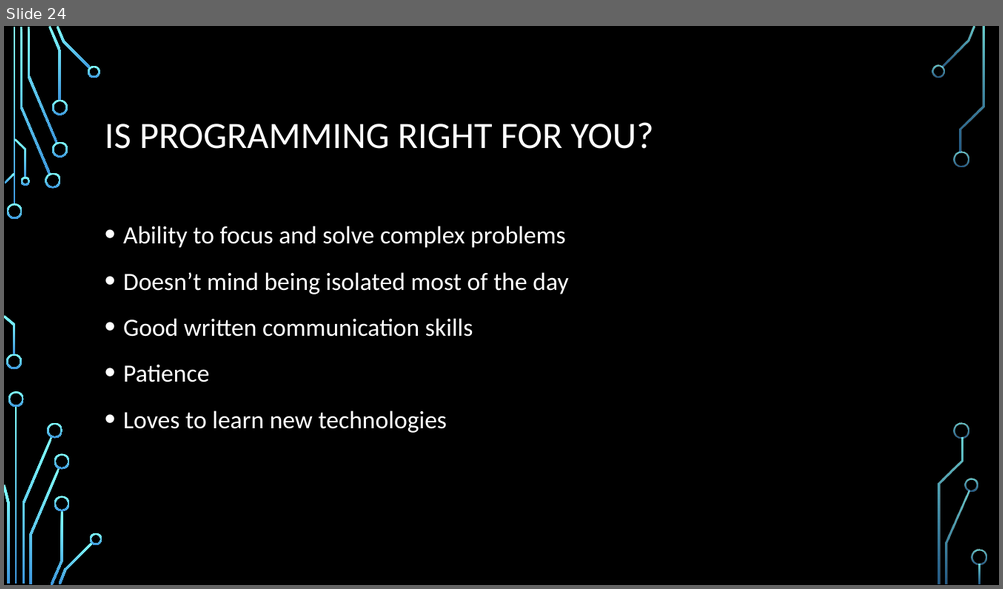
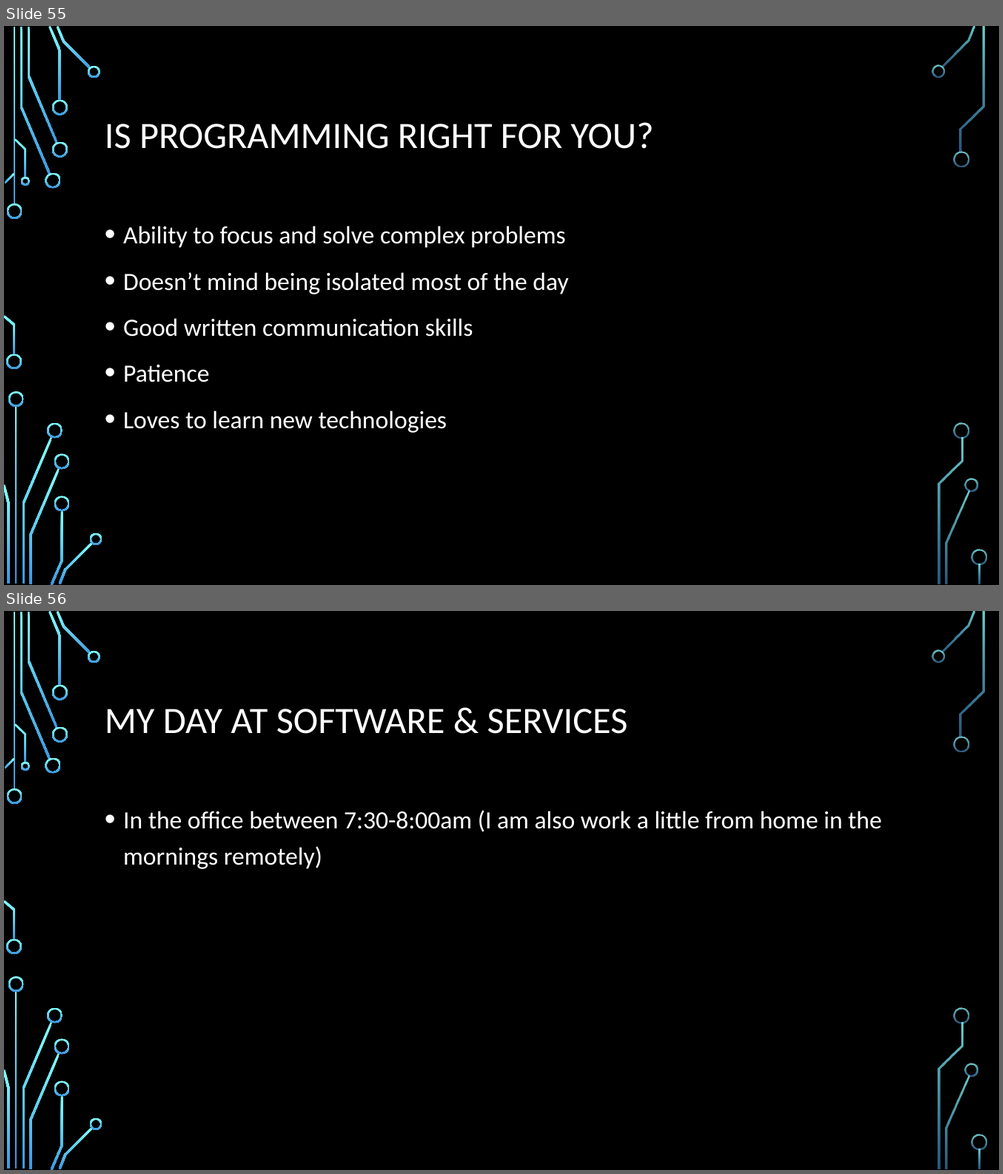
Before and after one commit to daviddcbud/TrainingApp, a slide deck: PowerPointSlids.pptx. Shown one above the other, each under a label of ours: slide 24 before the commit, slides 55 and 56 after it. The pictures are 1003x589 and 1003x1174 pixels, drawn with LibreOffice and Linux fonts; fonts in the diff are those of the drawing; background and template pictures are left out. Boxes give left, top, right and bottom in pixels: in the first picture for what was removed or moved away, otherwise in the second. Text is boxed around its words. In the diff, an @@ line names an element or a change of style, - is before the commit and + after.

```diff
--- a/PowerPointSlids.pptx
+++ b/PowerPointSlids.pptx
@@ slide 56 added at [4,611,999,1170], background picture (left out); not listed: 36 template elements that a slide beside it also shows @@
@@ title added at [105,709,628,734], 36 pt, text #FFFFFF @@
+MY DAY AT SOFTWARE & SERVICES
@@ text added at [123,810,882,869], 24 pt, text #FFFFFF @@
+• In the office between 7:30-8:00am (I am also work a little from home in the mornings remotely)
@@ what was slide 24 is now slide 55 @@
```
Also in this commit, not shown: 7 slides changed, 37 other slides added, 3 other files.
